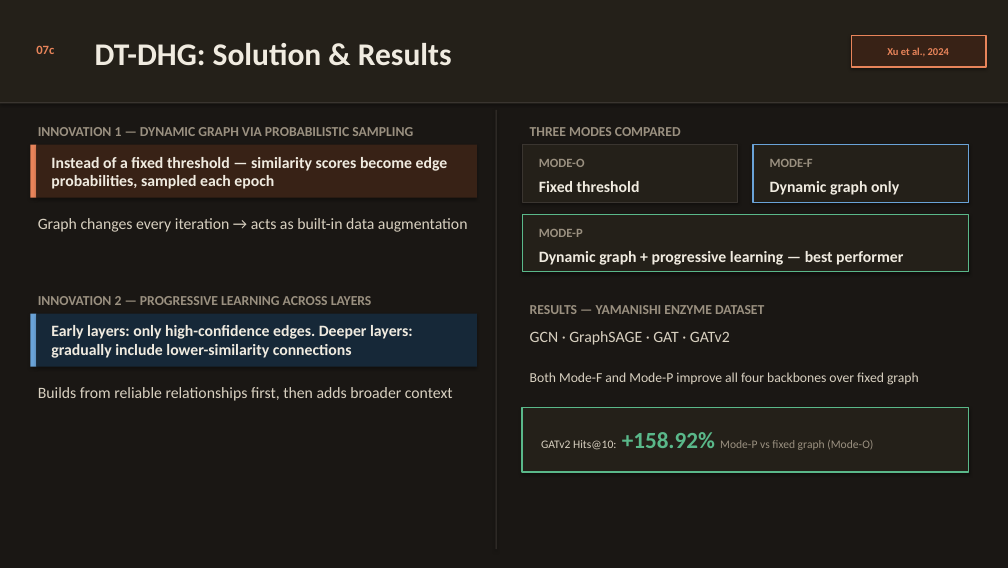
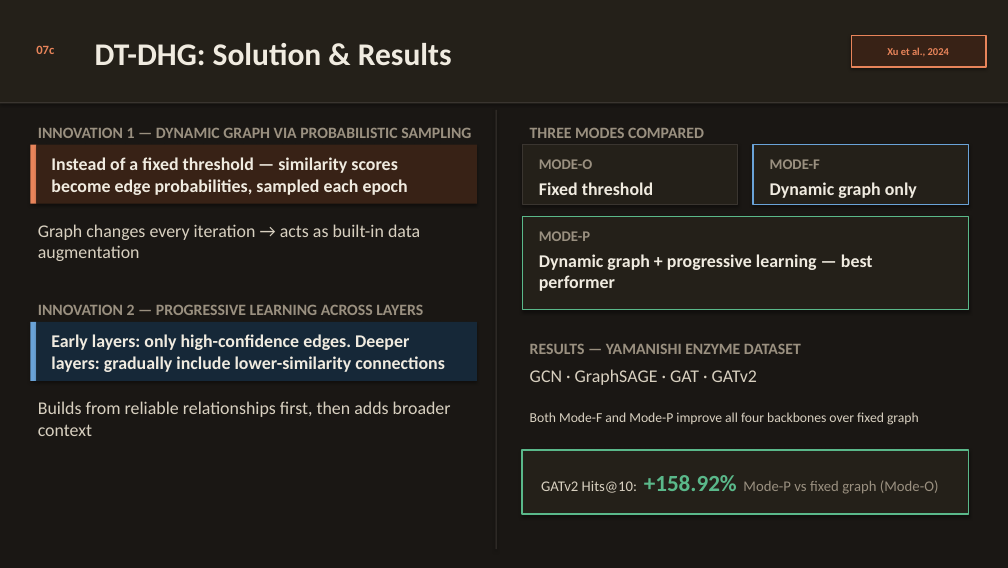
Before and after one commit to yc-02/yc-02.github.io, a slide deck: slide 14 of download/slides.pptx. Drawn at 1008x568 pixels with LibreOffice and Linux fonts; fonts in the diff are those of the drawing. Boxes give left, top, right and bottom in pixels: in the first picture for what was removed or moved away, otherwise in the second. Text is boxed around its words. In the diff, an @@ line names an element or a change of style, - is before the commit and + after.

```diff
--- a/download/slides.pptx
+++ b/download/slides.pptx
@@ rectangle: place and size @@
-rectangle at [30,145,36,198]
+rectangle at [30,145,36,204]
@@ rectangle: place and size @@
-rectangle at [36,145,477,198]
+rectangle at [36,145,477,204]
@@ rectangle: place and size @@
-rectangle at [522,214,969,272]
+rectangle at [522,216,969,310]
@@ size 12 to 14 pt in 3 elements at [539,159,593,169], [770,159,820,169], [539,231,590,241] @@
@@ text "INNOVATION 2 — PROGRESSIVE LEARNING ...": place and size @@
-text "INNOVATION 2 — PROGRESSIVE LEARNING ..." at [38,296,372,305]
+text "INNOVATION 2 — PROGRESSIVE LEARNING ..." at [38,305,423,315]
@@ rectangle: place and size @@
-rectangle at [30,313,36,366]
+rectangle at [30,322,36,381]
@@ rectangle: place and size @@
-rectangle at [36,313,477,366]
+rectangle at [36,322,477,381]
@@ text "Early layers: only high-confidence edges. ...": place and size @@
-text "Early layers: only high-confidence edges. ..." at [51,325,413,358]
+text "Early layers: only high-confidence edges. ..." at [51,334,445,372]
@@ size 13 to 15 pt in 4 elements at [38,128,471,138], [530,128,704,138], [38,305,423,315], [530,344,801,354] @@
@@ text "RESULTS — YAMANISHI ENZYME DATASET": place and size @@
-text "RESULTS — YAMANISHI ENZYME DATASET" at [530,305,764,314]
+text "RESULTS — YAMANISHI ENZYME DATASET" at [530,344,801,354]
@@ size 15 to 17 pt in 8 elements at [539,182,653,195], [770,182,917,198], [51,157,408,195], [51,334,445,372], [539,254,873,291], [38,224,420,261], [38,401,451,436], [530,369,757,385] @@
@@ text "GCN · GraphSAGE · GAT ...": place and size @@
-text "GCN · GraphSAGE · GAT ..." at [530,331,730,345]
+text "GCN · GraphSAGE · GAT ..." at [530,369,757,385]
@@ text "Builds from reliable relationships first, ...": place and size @@
-text "Builds from reliable relationships first, ..." at [38,387,453,401]
+text "Builds from reliable relationships first, ..." at [38,401,451,436]
@@ text "Both Mode-F and Mode-P improve ...": place and size @@
-text "Both Mode-F and Mode-P improve ..." at [530,372,919,385]
+text "Both Mode-F and Mode-P improve ..." at [530,412,919,425]
@@ rectangle: place and size @@
-rectangle at [522,407,969,471]
+rectangle at [522,450,969,514]
@@ text "GATv2 Hits@10: +158.92% Mode-P vs ...": place and size @@
-text "GATv2 Hits@10: +158.92% Mode-P vs ..." at [541,432,873,450]
+text "GATv2 Hits@10: +158.92% Mode-P vs ..." at [541,475,939,494]
@@ text "GATv2 Hits@10: +158.92% Mode-P vs ..." at [541,475,939,494]: size 11 to 14 pt in "GATv2 Hits@10: Mode-P vs fixed graph (Mode-O)" @@
```
Also in this commit, not shown: 20 other slides changed, 2 slides added, 1 other file.
